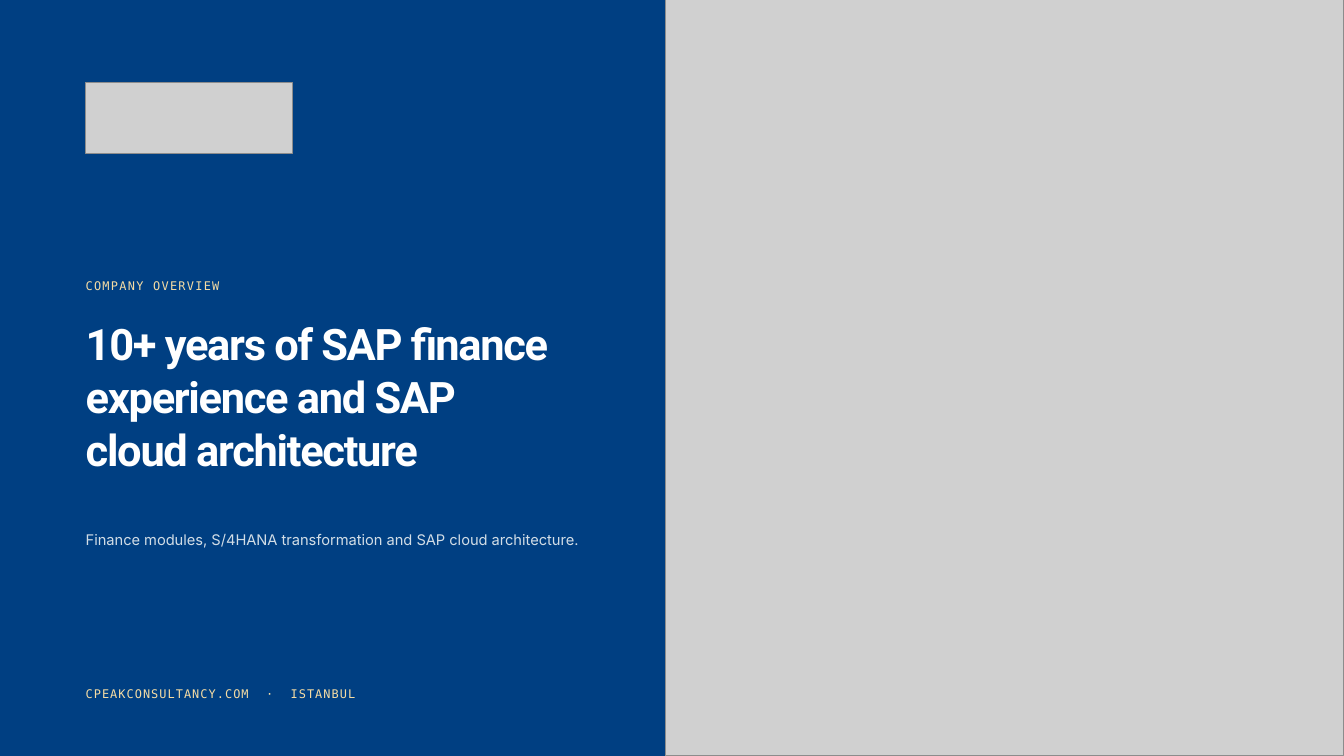
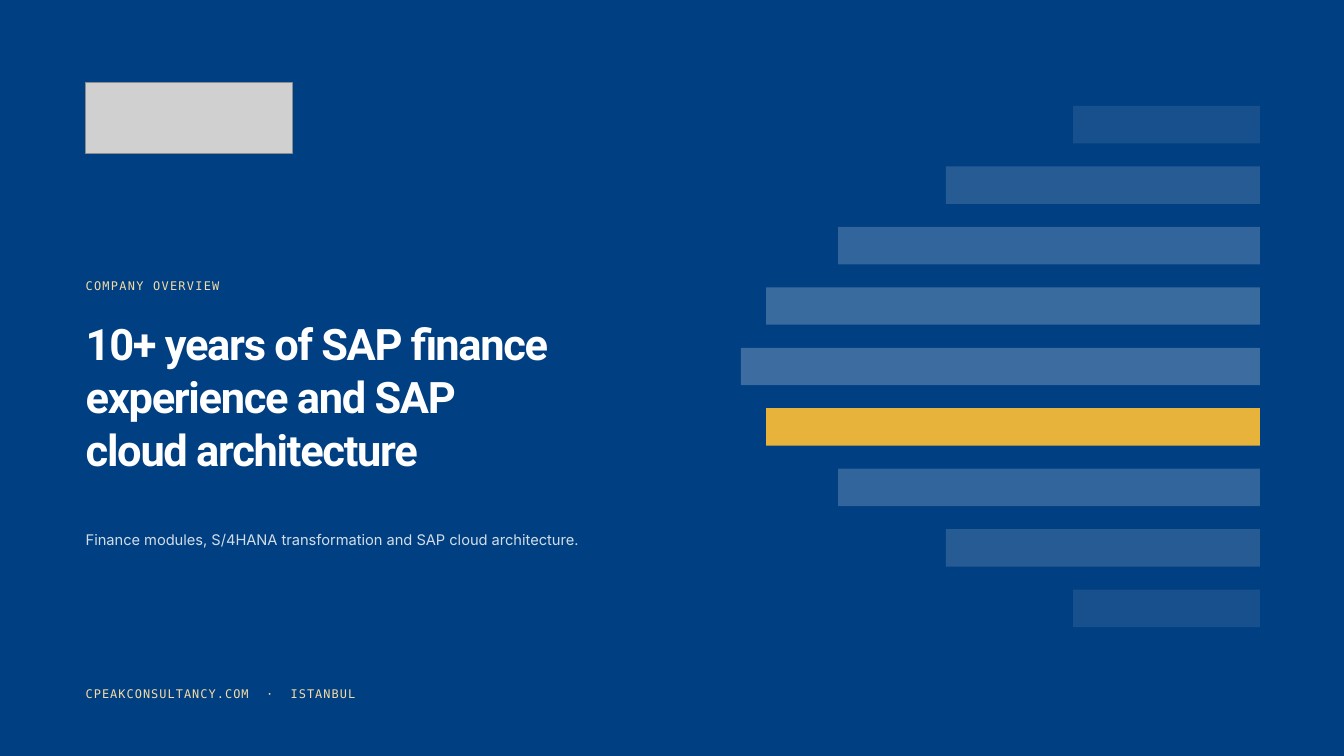
Before and after one commit to narinygt/Default, a slide deck: slide 1 of sunum/CPeak-Consultancy-Company-Overview.pptx. Drawn at 1344x756 pixels with LibreOffice and Linux fonts; fonts in the diff are those of the drawing; grey boxes stand for pictures. Boxes give left, top, right and bottom in pixels: in the first picture for what was removed or moved away, otherwise in the second. Text is boxed around its words. In the diff, an @@ line names an element or a change of style, - is before the commit and + after.

```diff
--- a/sunum/CPeak-Consultancy-Company-Overview.pptx
+++ b/sunum/CPeak-Consultancy-Company-Overview.pptx
@@ picture removed at [665, 0, 1344, 756] @@
@@ rectangle added at [1074, 106, 1260, 143], fill #17508D @@
@@ rectangle added at [946, 166, 1260, 204], fill #265B94 @@
@@ rectangle added at [839, 227, 1260, 264], fill #32659B @@
@@ rectangle added at [766, 287, 1260, 325], fill #3A6B9F @@
@@ rectangle added at [741, 348, 1260, 385], fill #3D6DA0 @@
@@ rectangle added at [766, 408, 1260, 446], fill #E8B33A @@
@@ rectangle added at [839, 469, 1260, 506], fill #32659B @@
@@ rectangle added at [946, 529, 1260, 567], fill #265B94 @@
@@ rectangle added at [1074, 590, 1260, 627], fill #17508D @@
```
Also in this commit, not shown: 9 other slides changed, 2 slides added, 2 slides removed, 21 other files.
